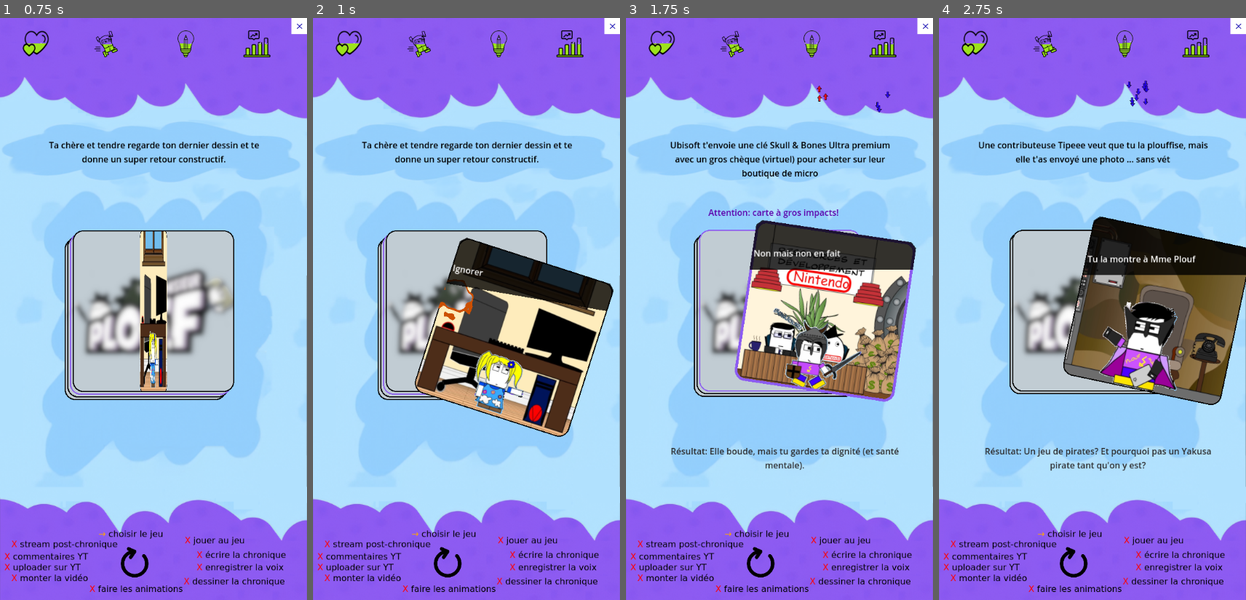
Above: before the commit, frames 1-4 (left to right).
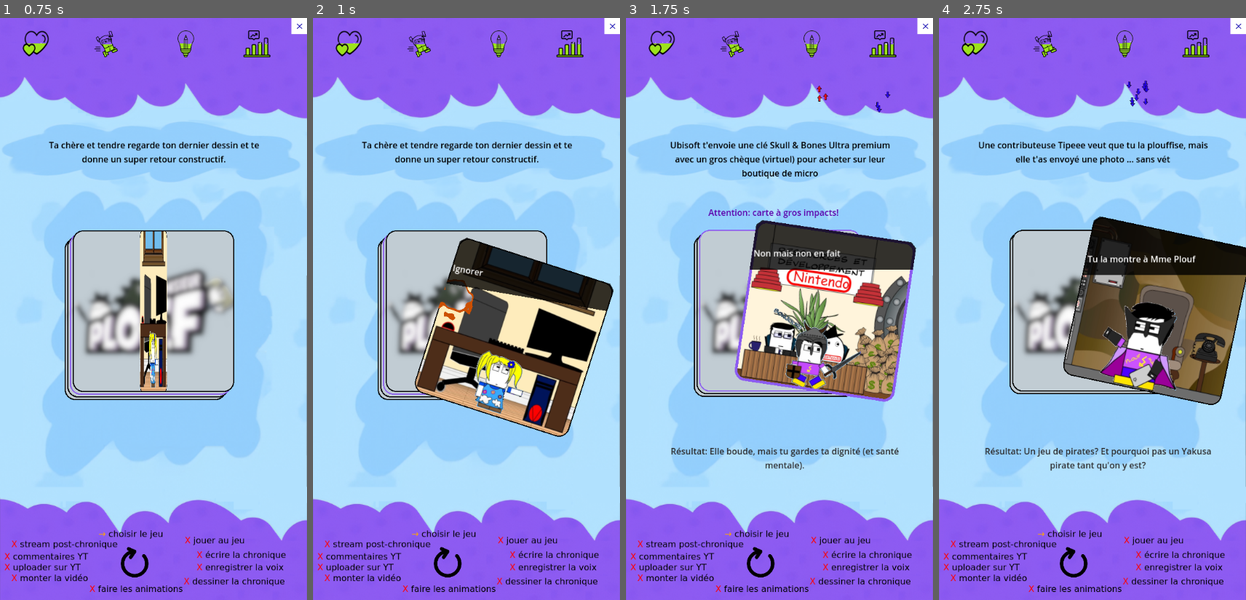
Above: after the commit, the same moments.

Repository: naparuba/plouf
Game: Godot game, scene res://Main.tscn
Two runs of this game, one before a commit and one after it. Both use one fixed random seed, a clock stepped at 60 frames per second and the inputs below. Sound files missing from this copy of the repository are replaced by a short silence.
Inputs (mouse positions are in pixels of both pictures, inside the frame that each line leads up to):
- Up to frame 1 (0.75 s): tap Enter (ui_accept) at 0.5 s; move the mouse to (221, 279) at 0.52 s; hold Right (ui_right) from 0.53 s (still down); click (221, 279) at 0.67 s
- Up to frame 2 (1 s): keep holding Right (ui_right); tap Enter (ui_accept) at 0.77 s
- Up to frame 3 (1.75 s): release Right (ui_right) at 1.25 s; drag from (718, 338) to (764, 425) at 1.27 s
- Up to frame 4 (2.75 s): move the mouse to (1123, 180) at 2.02 s; hold Right (ui_right) from 2.03 s (still down)

Frame 1 is identical in both runs. In frame 2, less than 0.1% of the frame differs, in the area x 52-69%, y 57-69%; in frame 3, 0.1%, in the area x 47-77%, y 49-64%; in frame 4, 0.1%.

Commit message:
Fix: meilleur mélange du perso et du background, on passe le seuil de détection à 0.1 alpha, comme ça les pixels pas super bien clean sont supprimés sur les bords

Diff:
--- a/shaders/dissolve.gdshader
+++ b/shaders/dissolve.gdshader
@@ -69,7 +69,7 @@
 
 	// === Burn effect
 	vec4 back_rgb = texture(backTexture, UV);
-	if (COLOR.a == 0.0){
+	if (COLOR.a <= 0.1){
 		COLOR = back_rgb;
 	}
 
